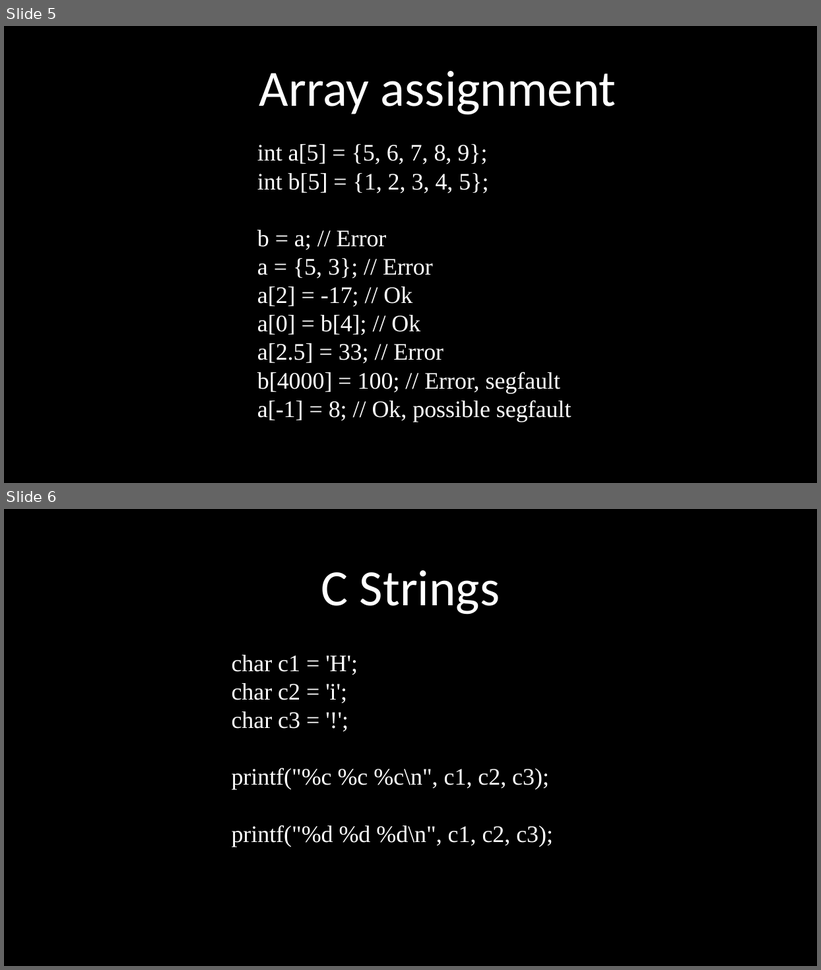
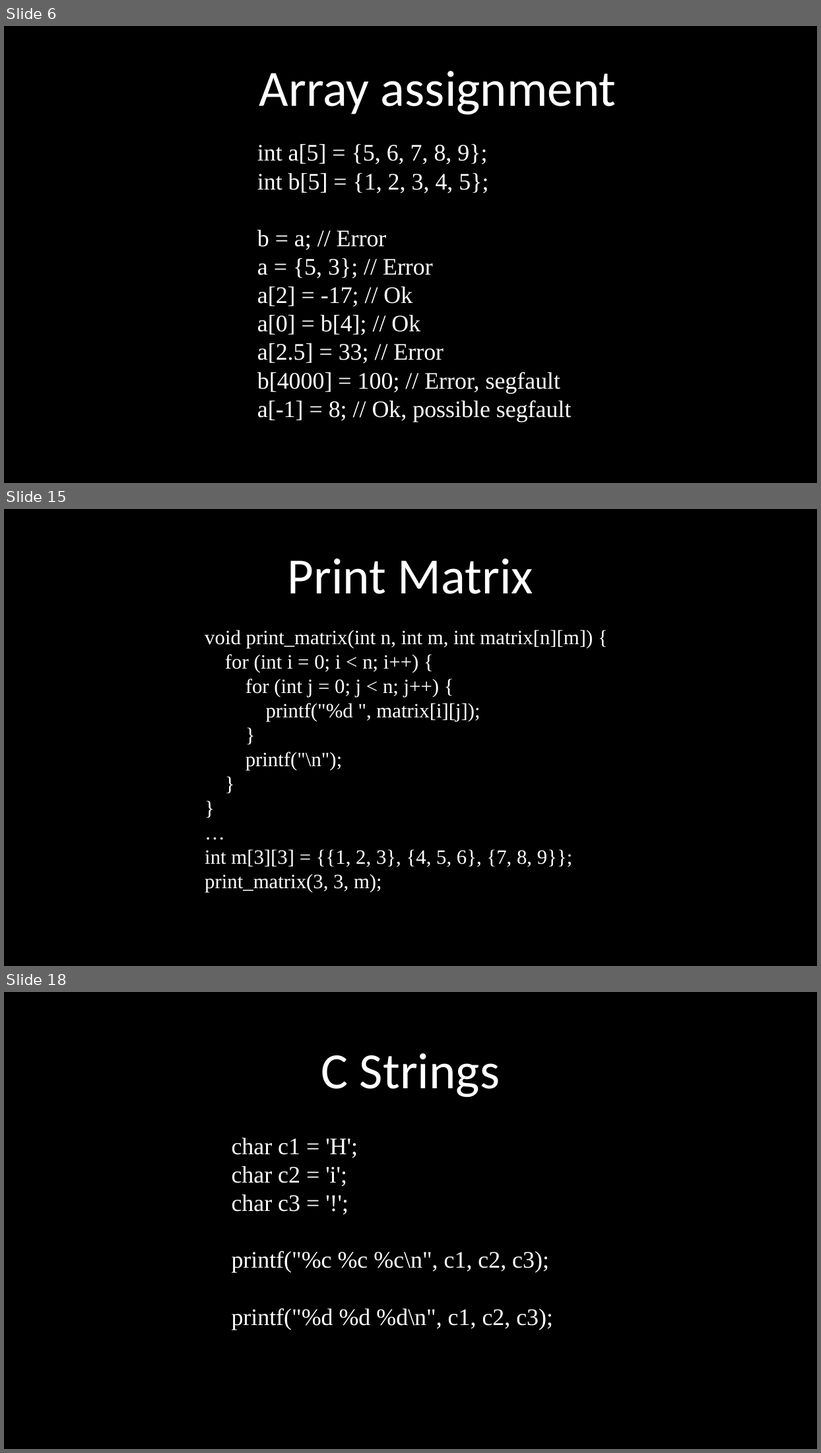
Before and after one commit to kruffka/C-Programming, a slide deck: 2024-2025/slides_pptx/5_static_arrays.pptx. Shown one above the other, each under a label of ours: slides 5 and 6 before the commit, slides 6, 15 and 18 after it; the slides between them are not shown. The pictures are 821x970 and 821x1453 pixels, drawn with LibreOffice and Linux fonts; fonts in the diff are those of the drawing. Boxes give left, top, right and bottom in pixels: in the first picture for what was removed or moved away, otherwise in the second. Text is boxed around its words. In the diff, an @@ line names an element or a change of style, - is before the commit and + after.

```diff
--- a/2024-2025/slides_pptx/5_static_arrays.pptx
+++ b/2024-2025/slides_pptx/5_static_arrays.pptx
@@ slide 15 added at (4, 509, 817, 966), background #000000 @@
@@ text added at (288, 559, 533, 594), 60 pt, text #FFFFFF @@
+Print Matrix
@@ text added at (205, 630, 593, 892), 24 pt, text #FFFFFF @@
+void print_matrix(int n, int m, int matrix[n][m]) {
+for (int i = 0; i < n; i++) {
+for (int j = 0; j < n; j++) {
+printf("%d ", matrix[i][j]);
+}
+printf("\n");
+}
+}
+…
+int m[3][3] = {{1, 2, 3}, {4, 5, 6}, {7, 8, 9}};
+print_matrix(3, 3, m);
@@ what was slide 5 is now slide 6 @@
@@ what was slide 6 is now slide 18 @@
```
Also in this commit, not shown: 2 slides changed, 9 other slides added, 2 other files.
